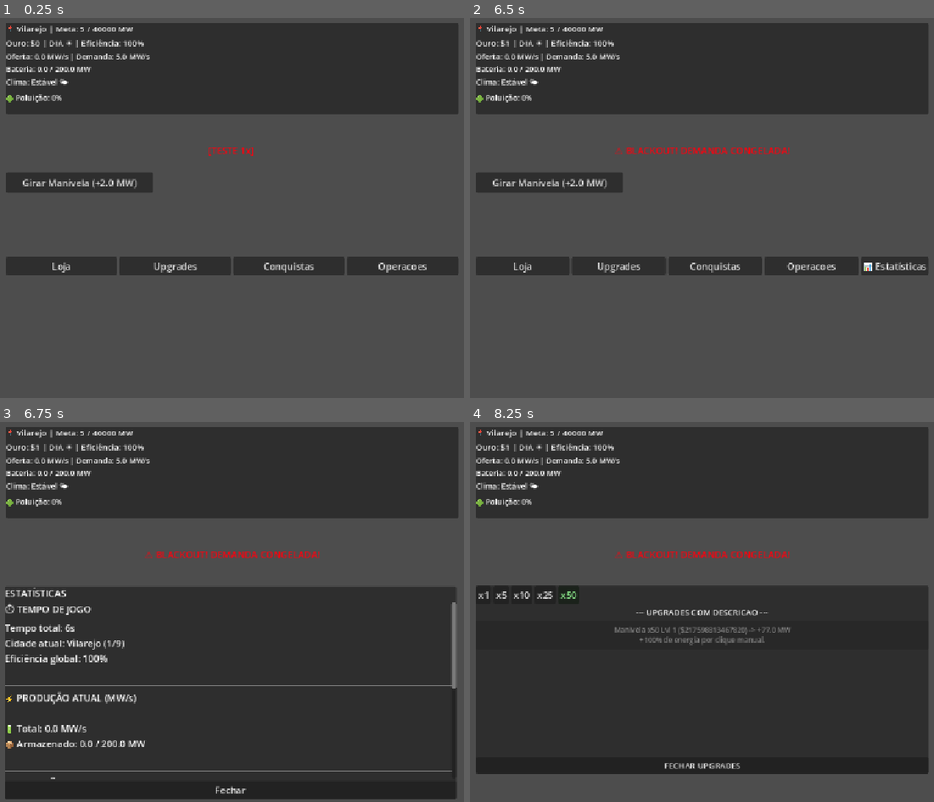
Above: before the commit, frames 1-4 (two rows, left to right).
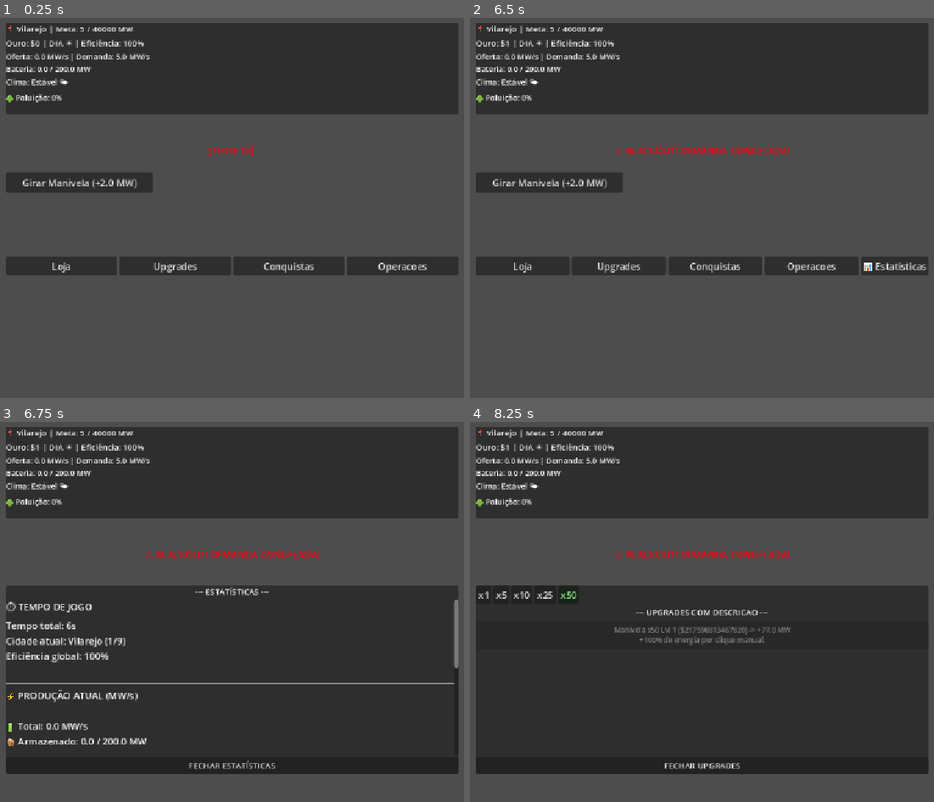
Above: after the commit, the same moments.

Repository: rafaeldeveloperbr-design/power-grid
Game: Godot game, scene res://main.tscn
Two runs of this game, one before a commit and one after it. Both use one fixed random seed, a clock stepped at 60 frames per second and the inputs below.
Inputs:
- Up to frame 1 (0.25 s): no input
- Up to frame 2 (6.5 s): click "Girar Manivela (+2.0 MW)" at 0.5 s; click "Loja" at 1.25 s; click "x1" at 2 s; click "x5" at 2.75 s; click "x10" at 3.5 s; click "x25" at 4.25 s; click "x50" at 5 s; click "FECHAR LOJA" at 5.75 s
- Up to frame 3 (6.75 s): click "📊 Estatísticas" at 6.5 s
- Up to frame 4 (8.25 s): click "Fechar" (after the commit: "FECHAR ESTATÍSTICAS") at 7.25 s; click "Upgrades" at 8 s

Frames 1-2 are identical in both runs. In frame 3, 11% of the frame differs, in the area x 1-99%, y 42-100%; in frame 4, nothing differs.

Commit message:
estatisticas atualizando tempo real

Diff:
--- a/main.gd
+++ b/main.gd
@@ -93,6 +93,13 @@
 var _manut_btns_reparo: Dictionary = {}    # tipo -> Button
 var _manut_inicializado: bool = false
 
+var _estat_label_tempo: Label
+var _estat_label_producao: Label
+var _estat_label_poluicao: Label
+var _estat_label_geral: Label
+var _estat_inicializado: bool = false
+
+
 var tempo_total_jogado: float = 0.0
 var energia_total_gerada: float = 0.0
 var ouro_total_ganho: float = 0.0
@@ -303,35 +310,71 @@
 		label_titulo_saude.visible = lista_saude_hud.get_child_count() > 0
 
 func atualizar_estatisticas():
-	if not lista_estatisticas:
-		print("ERRO: lista_estatisticas é NULL!")
-		return
-
-	# Limpeza imediata - corrige o bug dos 14 labels
+	if not lista_estatisticas: return
+
+	# Primeira vez: cria os nós
+	if not _estat_inicializado:
+		_criar_nos_estatisticas()
+		_estat_inicializado = true
+
+	# Atualiza o texto (chamado sempre)
+	_atualizar_textos_estatisticas()
+
+func _criar_nos_estatisticas():
+	# Limpa qualquer coisa antiga
 	for child in lista_estatisticas.get_children():
-		lista_estatisticas.remove_child(child)
-		child.free()
-
-	# --- TEMPO E PROGRESSO ---
-	var label_tempo = Label.new()
-	label_tempo.autowrap_mode = TextServer.AUTOWRAP_WORD
-	label_tempo.size_flags_horizontal = Control.SIZE_EXPAND_FILL
-	label_tempo.text = "⏱ TEMPO DE JOGO\n"
-	label_tempo.text += "Tempo total: %s\n" % _formatar_tempo(tempo_total_jogado)
-	label_tempo.text += "Cidade atual: %s (%d/9)\n" % [GameState.get_cidade_atual_info().nome, GameState.cidade_atual + 1]
-	label_tempo.text += "Eficiência global: %.0f%%\n" % (GameState.eficiencia_global * 100)
-	lista_estatisticas.add_child(label_tempo)
-
-	var separador1 = HSeparator.new()
-	separador1.custom_minimum_size.y = 10
-	lista_estatisticas.add_child(separador1)
-
-	# --- PRODUÇÃO POR GERADOR ---
-	var label_producao = Label.new()
-	label_producao.autowrap_mode = TextServer.AUTOWRAP_WORD
-	label_producao.size_flags_horizontal = Control.SIZE_EXPAND_FILL
-	label_producao.text = "⚡ PRODUÇÃO ATUAL (MW/s)\n"
-
+		child.queue_free()
+
+	# --- TEMPO ---
+	_estat_label_tempo = Label.new()
+	_estat_label_tempo.autowrap_mode = TextServer.AUTOWRAP_WORD
+	_estat_label_tempo.size_flags_horizontal = Control.SIZE_EXPAND_FILL
+	lista_estatisticas.add_child(_estat_label_tempo)
+
+	var sep1 = HSeparator.new()
+	sep1.custom_minimum_size.y = 10
+	lista_estatisticas.add_child(sep1)
+
+	# --- PRODUÇÃO ---
+	_estat_label_producao = Label.new()
+	_estat_label_producao.autowrap_mode = TextServer.AUTOWRAP_WORD
+	_estat_label_producao.size_flags_horizontal = Control.SIZE_EXPAND_FILL
+	lista_estatisticas.add_child(_estat_label_producao)
+
+	var sep2 = HSeparator.new()
+	sep2.custom_minimum_size.y = 10
+	lista_estatisticas.add_child(sep2)
+
+	# --- POLUIÇÃO ---
+	_estat_label_poluicao = Label.new()
+	_estat_label_poluicao.autowrap_mode = TextServer.AUTOWRAP_WORD
+	_estat_label_poluicao.size_flags_horizontal = Control.SIZE_EXPAND_FILL
+	lista_estatisticas.add_child(_estat_label_poluicao)
+
+	var sep3 = HSeparator.new()
+	sep3.custom_minimum_size.y = 10
+	lista_estatisticas.add_child(sep3)
+
+	# --- GERAL ---
+	_estat_label_geral = Label.new()
+	_estat_label_geral.autowrap_mode = TextServer.AUTOWRAP_WORD
+	_estat_label_geral.size_flags_horizontal = Control.SIZE_EXPAND_FILL
+	lista_estatisticas.add_child(_estat_label_geral)
+
+	# Atualiza pela primeira vez
+	_atualizar_textos_estatisticas()
+
+func _atualizar_textos_estatisticas():
+	if not _estat_label_tempo: return
+
+	# --- TEMPO ---
+	_estat_label_tempo.text = "⏱ TEMPO DE JOGO\n"
+	_estat_label_tempo.text += "Tempo total: %s\n" % _formatar_tempo(tempo_total_jogado)
+	_estat_label_tempo.text += "Cidade atual: %s (%d/9)\n" % [GameState.get_cidade_atual_info().nome, GameState.cidade_atual + 1]
+	_estat_label_tempo.text += "Eficiência global: %.0f%%\n" % (GameState.eficiencia_global * 100)
+
+	# --- PRODUÇÃO ---
+	_estat_label_producao.text = "⚡ PRODUÇÃO ATUAL (MW/s)\n"
 	var tipos_geradores = ["solar", "eolica", "carvao", "geotermica", "biomassa", "hidreletrica", "nuclear", "fusao"]
 	var total_producao = 0.0
 
@@ -356,22 +399,13 @@
 		var eh_dia_str = ""
 		if tipo == "solar":
 			eh_dia_str = " [DIA]" if eh_dia else " [NOITE]"
-		label_producao.text += "%s x%d: %.1f MW/s%s\n" % [tipo.capitalize(), qtd, producao_total_tipo, eh_dia_str]
-
-	label_producao.text += "\n🔋 Total: %.1f MW/s\n" % total_producao
-	label_producao.text += "📦 Armazenado: %.1f / %.1f MW\n" % [GameState.energia_armazenada, GameState.calcular_capacidade_maxima()]
-	lista_estatisticas.add_child(label_producao)
-
-	var separador2 = HSeparator.new()
-	separador2.custom_minimum_size.y = 10
-	lista_estatisticas.add_child(separador2)
-
-	# --- POLUIÇÃO POR GERADOR ---
-	var label_poluicao_estat = Label.new()
-	label_poluicao_estat.autowrap_mode = TextServer.AUTOWRAP_WORD
-	label_poluicao_estat.size_flags_horizontal = Control.SIZE_EXPAND_FILL
-	label_poluicao_estat.text = "☢️ POLUIÇÃO (por segundo)\n"
-
+		_estat_label_producao.text += "%s x%d: %.1f MW/s%s\n" % [tipo.capitalize(), qtd, producao_total_tipo, eh_dia_str]
+
+	_estat_label_producao.text += "\n🔋 Total: %.1f MW/s\n" % total_producao
+	_estat_label_producao.text += "📦 Armazenado: %.1f / %.1f MW\n" % [GameState.energia_armazenada, GameState.calcular_capacidade_maxima()]
+
+	# --- POLUIÇÃO ---
+	_estat_label_poluicao.text = "☢️ POLUIÇÃO (por segundo)\n"
 	var total_poluicao = 0.0
 	for tipo in GameState.POLUICAO_POR_GERADOR.keys():
 		var qtd = GameState.get_quantidade(tipo)
@@ -386,31 +420,22 @@
 		total_poluicao += pol_total
 
 		var icone = "🔴" if pol_unit > 0 else "🟢" if pol_unit < 0 else "⚪"
-		label_poluicao_estat.text += "%s %s x%d: %.2f/s\n" % [icone, tipo.capitalize(), qtd, pol_total]
-
-	label_poluicao_estat.text += "\nPoluição atual: %.0f%%\n" % GameState.poluicao
-	label_poluicao_estat.text += "Variação: %.2f/s\n" % total_poluicao
+		_estat_label_poluicao.text += "%s %s x%d: %.2f/s\n" % [icone, tipo.capitalize(), qtd, pol_total]
+
+	_estat_label_poluicao.text += "\nPoluição atual: %.0f%%\n" % GameState.poluicao
+	_estat_label_poluicao.text += "Variação: %.2f/s\n" % total_poluicao
 
 	if GameState.tecnicos_ambientais > 0:
 		var bonus_amb = 1.0 + min((GameState.tecnicos_ambientais - 1) * 0.08, 0.4)
 		var limpeza = GameState.tecnicos_ambientais * GameState.LIMPEZA_BASE_AMBIENTAL * bonus_amb
-		label_poluicao_estat.text += "🌿 Limpeza: %.2f/s (%d técnicos)\n" % [limpeza, GameState.tecnicos_ambientais]
-
-	lista_estatisticas.add_child(label_poluicao_estat)
-
-	var separador3 = HSeparator.new()
-	separador3.custom_minimum_size.y = 10
-	lista_estatisticas.add_child(separador3)
-
-	# --- ESTATÍSTICAS GERAIS ---
-	var label_geral = Label.new()
-	label_geral.autowrap_mode = TextServer.AUTOWRAP_WORD
-	label_geral.size_flags_horizontal = Control.SIZE_EXPAND_FILL
-	label_geral.text = "📊 ESTATÍSTICAS GERAIS\n"
-	label_geral.text += "💰 Ouro atual: $%d\n" % int(GameState.ouro)
-	label_geral.text += "🏗 Total de geradores: %d\n" % GameState.get_total_geradores()
-	label_geral.text += "🔧 Técnicos manutenção: %d\n" % GameState.tecnicos_manutencao
-	label_geral.text += "🌿 Técnicos ambientais: %d\n" % GameState.tecnicos_ambientais
+		_estat_label_poluicao.text += "🌿 Limpeza: %.2f/s (%d técnicos)\n" % [limpeza, GameState.tecnicos_ambientais]
+
+	# --- GERAL ---
+	_estat_label_geral.text = "📊 ESTATÍSTICAS GERAIS\n"
+	_estat_label_geral.text += "💰 Ouro atual: $%d\n" % int(GameState.ouro)
+	_estat_label_geral.text += "🏗 Total de geradores: %d\n" % GameState.get_total_geradores()
+	_estat_label_geral.text += " Técnicos manutenção: %d\n" % GameState.tecnicos_manutencao
+	_estat_label_geral.text += "🌿 Técnicos ambientais: %d\n" % GameState.tecnicos_ambientais
 
 	var total_conquistas = 0
 	if achievement_manager and achievement_manager.has_method("get"):
@@ -418,14 +443,12 @@
 		if conquistas is Array:
 			total_conquistas = conquistas.size()
 
-	label_geral.text += "🏆 Conquistas: %d/%d\n" % [_contar_conquistas_desbloqueadas(), total_conquistas]
+	_estat_label_geral.text += "🏆 Conquistas: %d/%d\n" % [_contar_conquistas_desbloqueadas(), total_conquistas]
 
 	if GameState.filtro_carvao_ativo:
-		label_geral.text += "✅ Filtro de carvão: ATIVO\n"
+		_estat_label_geral.text += "✅ Filtro de carvão: ATIVO\n"
 	if GameState.captura_carbono_ativa:
-		label_geral.text += "✅ Captura de carbono: ATIVA\n"
-
-	lista_estatisticas.add_child(label_geral)
+		_estat_label_geral.text += "✅ Captura de carbono: ATIVA\n"
 
 func _formatar_tempo(segundos: float) -> String:
 	var segs_int = int(segundos)
@@ -976,6 +999,8 @@
 			if label_blackout:
 				label_blackout.visible = true
 				label_blackout.text = "⚠ BLACKOUT! DEMANDA CONGELADA!"
+	if painel_estatisticas and painel_estatisticas.visible:
+		_atualizar_textos_estatisticas()
 
 func mudar_visibilidade_botoes(visivel: bool) -> void:
 	if botao_manivela: botao_manivela.visible = visivel
@@ -1019,6 +1044,7 @@
 			achievement_manager.resetar_conquistas()
 		# --- NOVO: reseta a UI de manutenção pra recriar na próxima vez ---
 		_manut_inicializado = false
+		_estat_inicializado = false
 		atualizar_interface()
 func _on_botao_abrir_estatisticas_pressed() -> void:
 	if painel_estatisticas: painel_estatisticas.visible = true
--- a/main.tscn
+++ b/main.tscn
@@ -377,32 +377,35 @@
 
 [node name="PainelEstatisticas" type="PanelContainer" parent="." unique_id=718232801]
 visible = false
-offset_left = 8.0
-offset_top = 281.0
-offset_right = 776.0
-offset_bottom = 601.0
+offset_left = 10.0
+offset_top = 280.0
+offset_right = 780.0
+offset_bottom = 600.0
 
 [node name="VBoxContainer" type="VBoxContainer" parent="PainelEstatisticas" unique_id=1269631367]
 layout_mode = 2
 
 [node name="LabelTituloEstatisticas" type="Label" parent="PainelEstatisticas/VBoxContainer" unique_id=1372131696]
 layout_mode = 2
-text = "ESTATÍSTICAS"
+theme_override_font_sizes/font_size = 14
+text = "--- ESTATÍSTICAS ---"
+horizontal_alignment = 1
 
 [node name="ScrollEstatisticas" type="ScrollContainer" parent="PainelEstatisticas/VBoxContainer" unique_id=438810943]
-custom_minimum_size = Vector2(200, 300)
+custom_minimum_size = Vector2(0, 220)
 layout_mode = 2
 size_flags_vertical = 3
+horizontal_scroll_mode = 0
 
 [node name="ListaEstatisticas" type="VBoxContainer" parent="PainelEstatisticas/VBoxContainer/ScrollEstatisticas" unique_id=138231046]
 layout_mode = 2
 size_flags_horizontal = 3
-size_flags_vertical = 3
 
 [node name="BotaoFecharEstatisticas" type="Button" parent="PainelEstatisticas/VBoxContainer" unique_id=2033172764]
 unique_name_in_owner = true
 layout_mode = 2
-text = "Fechar"
+theme_override_font_sizes/font_size = 14
+text = "FECHAR ESTATÍSTICAS"
 
 [node name="AchievementManager" type="Node" parent="." unique_id=1841464132]
 script = ExtResource("2_0xm2m")
